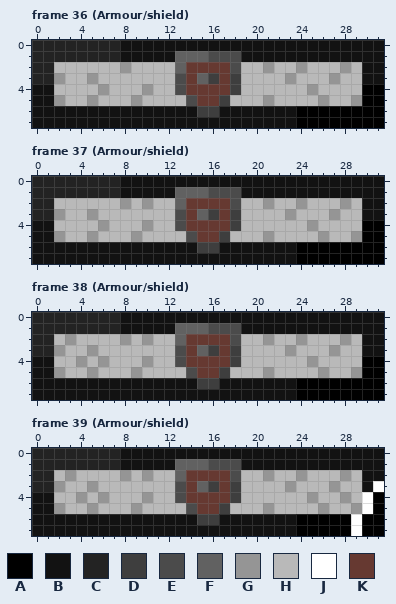
A pixel-art file gets an edit: Graphics/health_bar.aseprite. Above, as it was before the edit.
32x8 pixels, 45 frames. Shown: frame 36 (Armour/shield), frame 37 (Armour/shield), frame 38 (Armour/shield), frame 39 (Armour/shield). The commit also changed other frames, which this record leaves out.
Palette (. is transparent): A #000000  B #121212  C #232323  D #3e3e3e  E #4b4b4b  F #616161  G #959595  H #b9b9b9  J #ffffff  K #663931
Pixels before, frame 36 (Armour/shield), first column x 0:
0 CCCCCCCCBBBBBBBBBBBBBBBBBBBBBBBB
1 CCCCCCCCBBBBBFFFEEEBBBBBBBBBBBBB
2 CCHHHHHHGHHHHFKKKKEHHGHHGHHHGHBB
3 CCGHHGHHHHHHHEKFDKDHHHHGHHHGHHBB
4 BBHHHHGHHHGHHEKKKKDHHHHHHGHHHHAA
5 BBGHHGHHHGHHHHEKKDHHHGHHHHGHHGAA
6 BBBBBBBBBBBBBBBDDBBBBBBBAAAAAAAA
7 BBBBBBBBBBBBBBBBBBBBBBBBAAAAAAAA
Pixels before, frame 37 (Armour/shield), first column x 0:
0 CCCCCCCCBBBBBBBBBBBBBBBBBBBBBBBB
1 CCCCCCCCBBBBBFFFEEEBBBBBBBBBBBBB
2 CCHHHHHHGHGHHFKKKKEHHGHHGHHHGHBB
3 CCGHHGHHHHHHHEKFDKDHHHHGHHHGHHBB
4 BBHHHHGHHHGHHEKKKKDHHHHHHGHHHHAA
5 BBGHHGHHHGHHHHEKKDHHHGHHHHGHHGAA
6 BBBBBBBBBBBBBBBDDBBBBBBBAAAAAAAA
7 BBBBBBBBBBBBBBBBBBBBBBBBAAAAAAAA
Pixels before, frame 38 (Armour/shield), first column x 0:
0 CCCCCCCCBBBBBBBBBBBBBBBBBBBBBBBB
1 CCCCCCCCBBBBBFFFEEEBBBBBBBBBBBBB
2 CCHGHHHHGHGHHFKKKKEHHGHHGHHHGHBB
3 CCGHHGHHHHHHHEKFDKDHHHHGHHHGHHBB
4 BBHHGHGHHHGHHEKKKKDHHHHHHGHHHHAA
5 BBGHHGHHHGHHHHEKKDHHHGHHHHGHHGAA
6 BBBBBBBBBBBBBBBDDBBBBBBBAAAAAAAA
7 BBBBBBBBBBBBBBBBBBBBBBBBAAAAAAAA
Pixels before, frame 39 (Armour/shield), first column x 0:
0 CCCCCCCCBBBBBBBBBBBBBBBBBBBBBBBB
1 CCCCCCCCBBBBBFFFEEEBBBBBBBBBBBBB
2 CCHGHHHHGHGHHFKKKKEHHGHHGHHHGHBB
3 CCGHHGHHHHHHHEKFDKDHHHHGHHHGHHBJ
4 BBHHGHGHHHGHHEKKKKDHHHHHHGHHGHJA
5 BBGHHGHHHGHHHHEKKDHHHGHHHHGHHGJA
6 BBBBBBBBBBBBBBBDDBBBBBBBAAAAAJAA
7 BBBBBBBBBBBBBBBBBBBBBBBBAAAAAJAA
After:
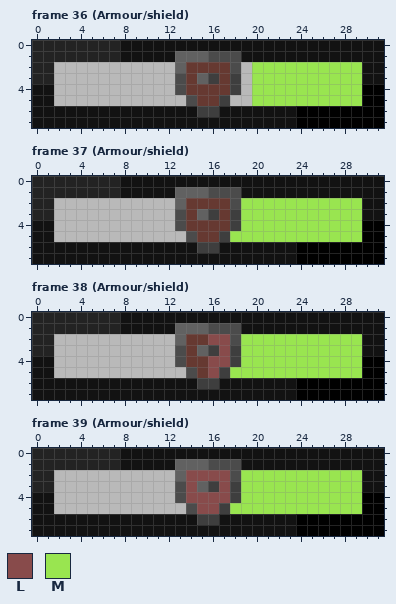
Colours new in this view: L #884b4b  M #99e550
From the commit log: fixed health bars for armoured gremlins
Changes in this commit:
Frame 36 (Armour/shield):
The edit turns colour G into colour H in row 2 at x 8; in row 3 at x 2 and 5; in row 4 at x 6 and 10; in row 5 at x 2, 5 and 9.
The edit turns colour G into colour M in row 2 at x 21, 24 and 28; in row 3 at x 23 and 27; in row 4 at x 25; in row 5 at x 21, 26 and 29.
The edit turns colour H into colour M in row 2 at x 20, 22 to 23, 25 to 27 and 29; in row 3 at x 20 to 22, 24 to 26 and 28 to 29; in row 4 at x 20 to 24 and 26 to 29; in row 5 at x 20, 22 to 25 and 27 to 28.
Frame 37 (Armour/shield):
The edit turns colour G into colour H in row 2 at x 8 and 10; in row 3 at x 2 and 5; in row 4 at x 6 and 10; in row 5 at x 2, 5 and 9.
The edit turns colour G into colour M in row 2 at x 21, 24 and 28; in row 3 at x 23 and 27; in row 4 at x 25; in row 5 at x 21, 26 and 29.
The edit turns colour H into colour M in row 2 at x 19 to 20, 22 to 23, 25 to 27 and 29; in row 3 at x 19 to 22, 24 to 26 and 28 to 29; in row 4 at x 19 to 24 and 26 to 29; in row 5 at x 18 to 20, 22 to 25 and 27 to 28.
Frame 38 (Armour/shield):
The edit turns colour G into colour H in row 2 at x 3, 8 and 10; in row 3 at x 2 and 5; in row 4 at x 4, 6 and 10; in row 5 at x 2, 5 and 9.
The edit turns colour K into colour L in row 2 at x 16 to 17; in row 3 at x 17; in row 4 at x 16 to 17; in row 5 at x 16.
The edit turns colour G into colour M in row 2 at x 21, 24 and 28; in row 3 at x 23 and 27; in row 4 at x 25; in row 5 at x 21, 26 and 29.
The edit turns colour H into colour M in row 2 at x 19 to 20, 22 to 23, 25 to 27 and 29; in row 3 at x 19 to 22, 24 to 26 and 28 to 29; in row 4 at x 19 to 24 and 26 to 29; in row 5 at x 18 to 20, 22 to 25 and 27 to 28.
Frame 39 (Armour/shield):
The edit turns colour J into colour A in rows 4 to 5 at x 30; in rows 6 to 7 at x 29.
The edit turns colour J into colour B in row 3 at x 31.
The edit turns colour G into colour H in row 2 at x 3, 8 and 10; in row 3 at x 2 and 5; in row 4 at x 4, 6 and 10; in row 5 at x 2, 5 and 9.
The edit turns colour K into colour L in row 2 at x 14 to 17; in row 3 at x 14 and 17; in row 4 at x 14 to 17; in row 5 at x 15 to 16.
The edit turns colour G into colour M in row 2 at x 21, 24 and 28; in row 3 at x 23 and 27; in row 4 at x 25 and 28; in row 5 at x 21, 26 and 29.
The edit turns colour H into colour M in row 2 at x 19 to 20, 22 to 23, 25 to 27 and 29; in row 3 at x 19 to 22, 24 to 26 and 28 to 29; in row 4 at x 19 to 24, 26 to 27 and 29; in row 5 at x 18 to 20, 22 to 25 and 27 to 28.
